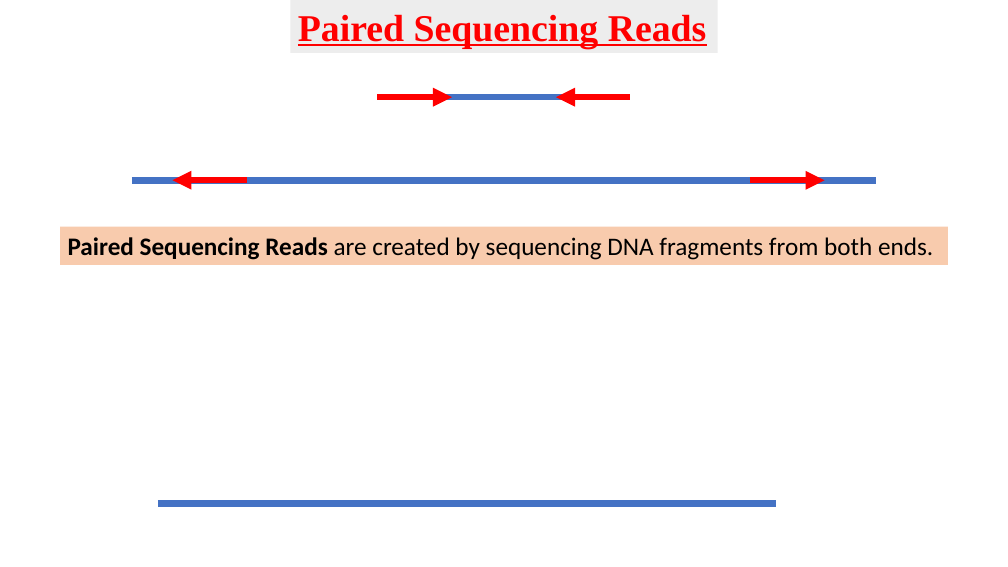
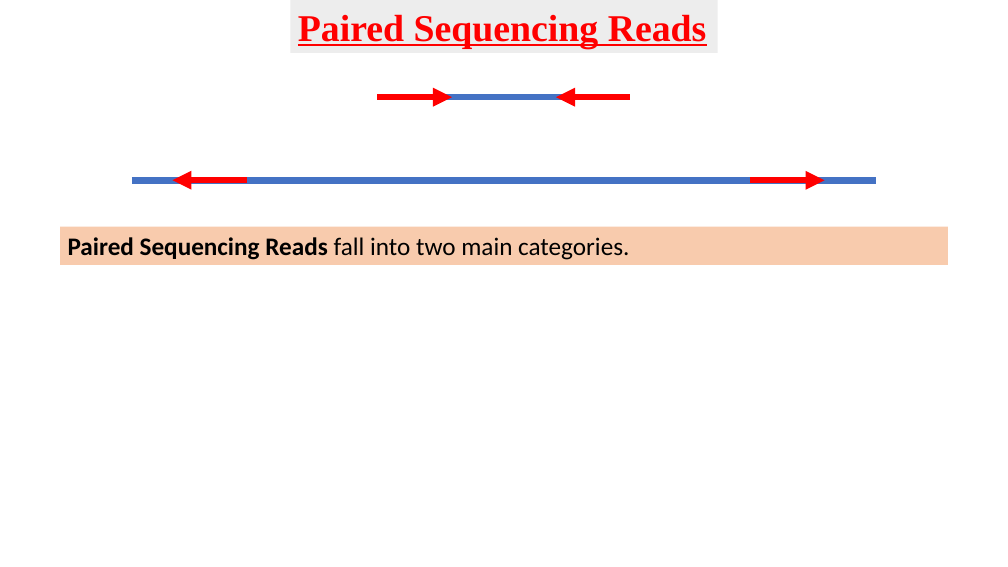
Before and after one commit to BioinformaticsTraining/Introduction-to-Bioinformatics, a slide deck: slide 4 of Flip Presentations/NGS_Intro/BAM_CIGAR/BAM_CIGAR.pptx (slide 3 before the commit). Drawn at 1008x567 pixels with LibreOffice and Linux fonts; fonts in the diff are those of the drawing. Boxes give left, top, right and bottom in pixels: in the first picture for what was removed or moved away, otherwise in the second. Text is boxed around its words. In the diff, an @@ line names an element or a change of style, - is before the commit and + after.

```diff
--- a/Flip Presentations/NGS_Intro/BAM_CIGAR/BAM_CIGAR.pptx
+++ b/Flip Presentations/NGS_Intro/BAM_CIGAR/BAM_CIGAR.pptx
@@ text in rectangle at <box>68,237,629,260</box>: text changed @@
-Paired Sequencing Reads are created by sequencing DNA fragments from both ends.
+Paired Sequencing Reads fall into two main categories.
@@ line removed from (158, 504) to (777, 504) @@
```
Also in this commit, not shown: 1 other slide changed, 1 slide added, 1 slide removed.
